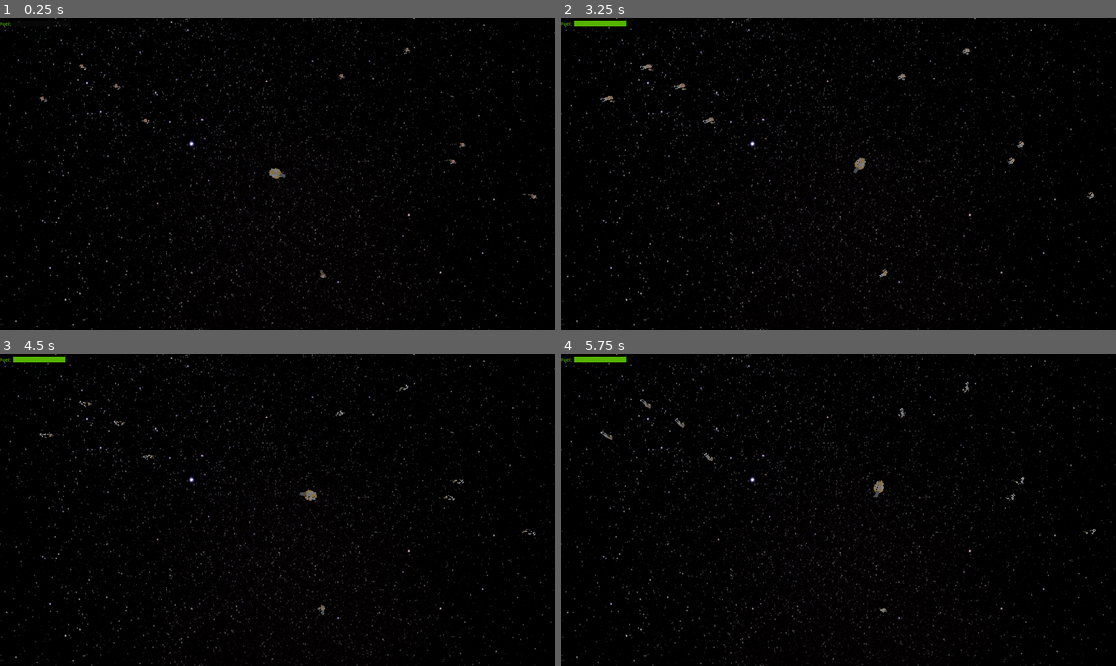
Above: before the commit, frames 1-4 (two rows, left to right).
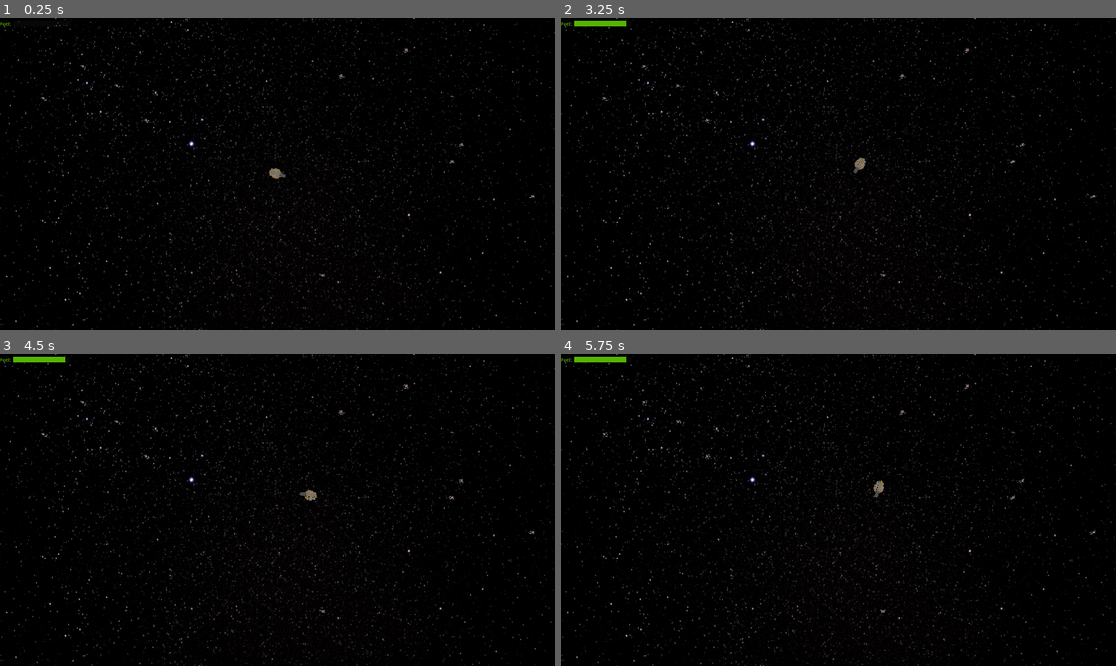
Above: after the commit, the same moments.

Repository: SiJiL82/limited-space
Game: Godot game, scene res://assets/Scenes/world.tscn
Two runs of this game, one before a commit and one after it. Both use one fixed random seed, a clock stepped at 60 frames per second and the inputs below.
Inputs (mouse positions are in pixels of both pictures, inside the frame that each line leads up to):
- Up to frame 1 (0.25 s): no input
- Up to frame 2 (3.25 s): move the mouse to (960, 158) at 0.52 s; hold Space (thruster) 0.53-1.28 s; move the mouse to (727, 189) at 1.27 s; move the mouse to (894, 105) at 2.02 s; hold Space (thruster) from 2.03 s (still down); move the mouse to (810, 236) at 2.77 s
- Up to frame 3 (4.5 s): move the mouse to (444, 556) at 3.52 s; release Space (thruster) at 3.53 s; move the mouse to (111, 463) at 4.27 s
- Up to frame 4 (5.75 s): move the mouse to (866, 510) at 5.02 s

The runs differ from the first frame. In frame 1, 0.1% of the frame differs, in the area x 7-97%, y 9-84%; in frame 2, 0.2%; in frame 3, 0.2%; in frame 4, 0.2%.

Commit message:
Disable rotation on spinning animation

Diff:
--- a/assets/Scenes/astronaut_floating.tscn
+++ b/assets/Scenes/astronaut_floating.tscn
@@ -119,7 +119,7 @@
 }
 tracks/4/type = "value"
 tracks/4/imported = false
-tracks/4/enabled = true
+tracks/4/enabled = false
 tracks/4/path = NodePath(".:rotation")
 tracks/4/interp = 1
 tracks/4/loop_wrap = true
@@ -137,7 +137,7 @@
 }
 
 [node name="astronautFloating" type="Node3D"]
-transform = Transform3D(8, 0, 0, 0, 8, 0, 0, 0, 8, 0, 0, 0)
+transform = Transform3D(6, 0, 0, 0, 6, 0, 0, 0, 6, 0, 0, 0)
 
 [node name="astronautA" parent="." instance=ExtResource("1_71chj")]
 transform = Transform3D(1, 8.88177e-16, 2.98023e-08, 0, 1, -2.98023e-08, -2.98023e-08, 2.98023e-08, 1, 0, 0, 0)
